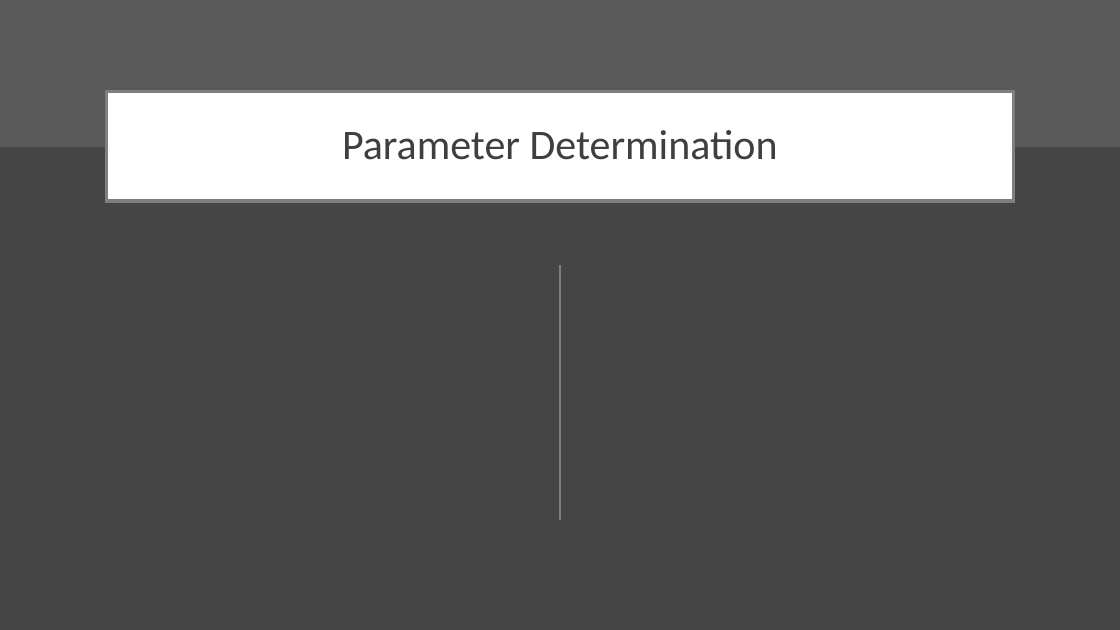
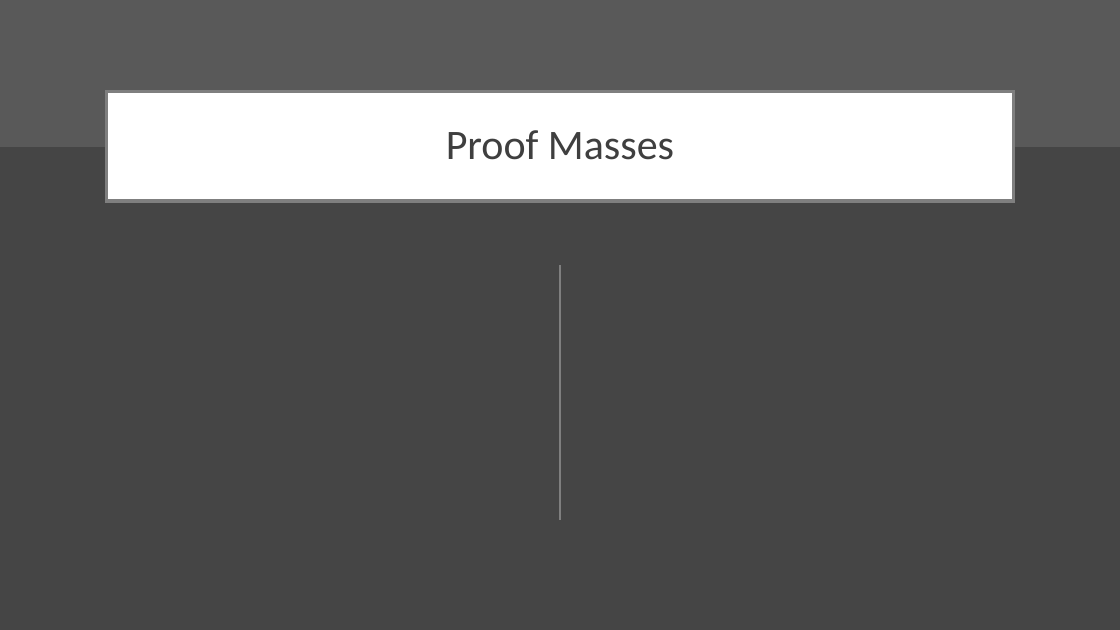
Before and after one commit to akashlevy/accelerometers, a slide deck: slide 3 of optical/report.pptx. Drawn at 1120x630 pixels with LibreOffice and Linux fonts; fonts in the diff are those of the drawing; grey boxes stand for pictures. Boxes give left, top, right and bottom in pixels: in the first picture for what was removed or moved away, otherwise in the second. Text is boxed around its words. In the diff, an @@ line names an element or a change of style, - is before the commit and + after.

```diff
--- a/optical/report.pptx
+++ b/optical/report.pptx
@@ title at [446, 130, 674, 160]: text changed @@
-Parameter Determination
+Proof Masses
```
Also in this commit, not shown: 2 other slides changed, 6 other files.
